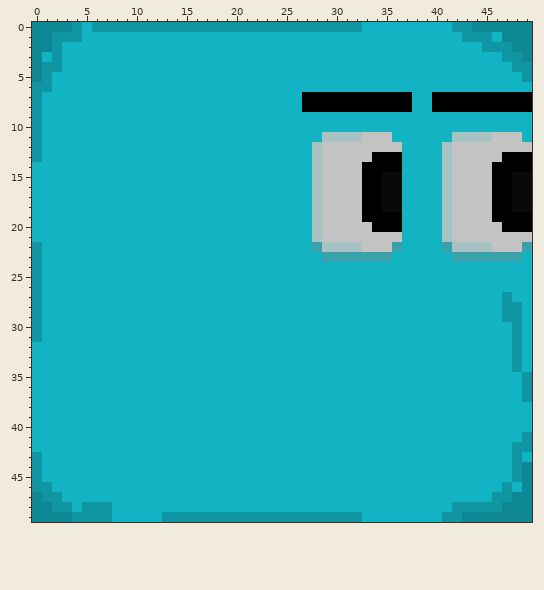
One commit to this pixel-art sprite: arquivos/images/sprites/cleber/cubeCleber.png. The picture above is the old version.
The file is 50x50 pixels. Colours within 5 levels of each other are drawn and written as one.
After:
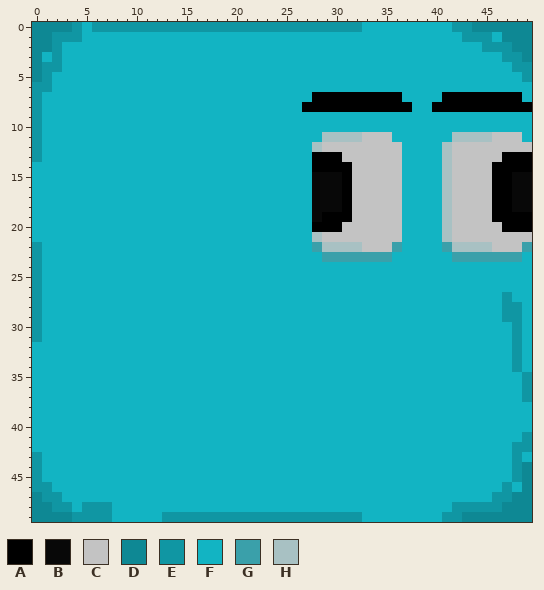
Palette (. is transparent): A #000000  B #080808  C #c3c3c3  D #0e8894  E #1096a3  F #12b4c3  G #3aa0aa  H #a8c1c3
From the commit log: 'Cleber' skin re-worked
The exact change:
Colour A replaces colour C in row 13 at x 29 to 30; in row 14 at x 29 to 31; in rows 15 to 18 at x 31; in row 19 at x 29 to 31; in row 20 at x 29 to 30.
Colour A replaces colour H in rows 13 to 14 at x 28; in row 20 at x 28.
Colour B replaces colour C in rows 15 to 18 at x 29 to 30.
Colour B replaces colour H in rows 15 to 19 at x 28.
Colour C replaces colour A in row 13 at x 34 to 36; in row 14 at x 33 to 36; in rows 15 to 18 at x 33 to 34; in row 19 at x 33 to 36; in row 20 at x 34 to 36.
Colour C replaces colour B in rows 15 to 18 at x 35 to 36.
Colour F replaces colour A in row 7 at x 27, 37, 40 and 49.
